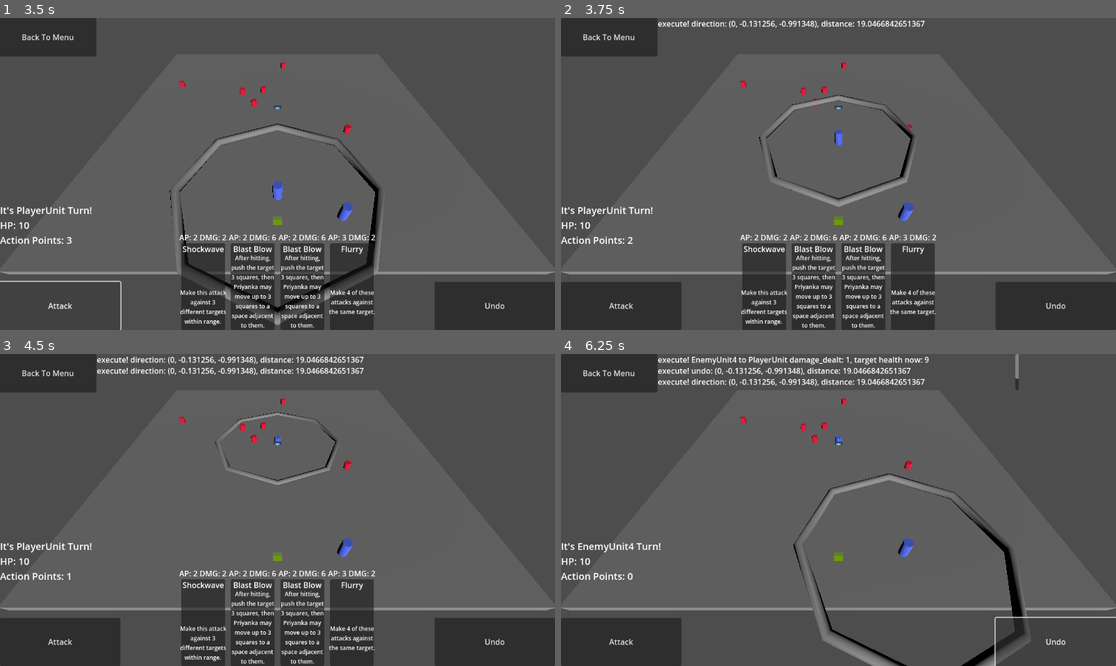
Above: before the commit, frames 1-4 (two rows, left to right).
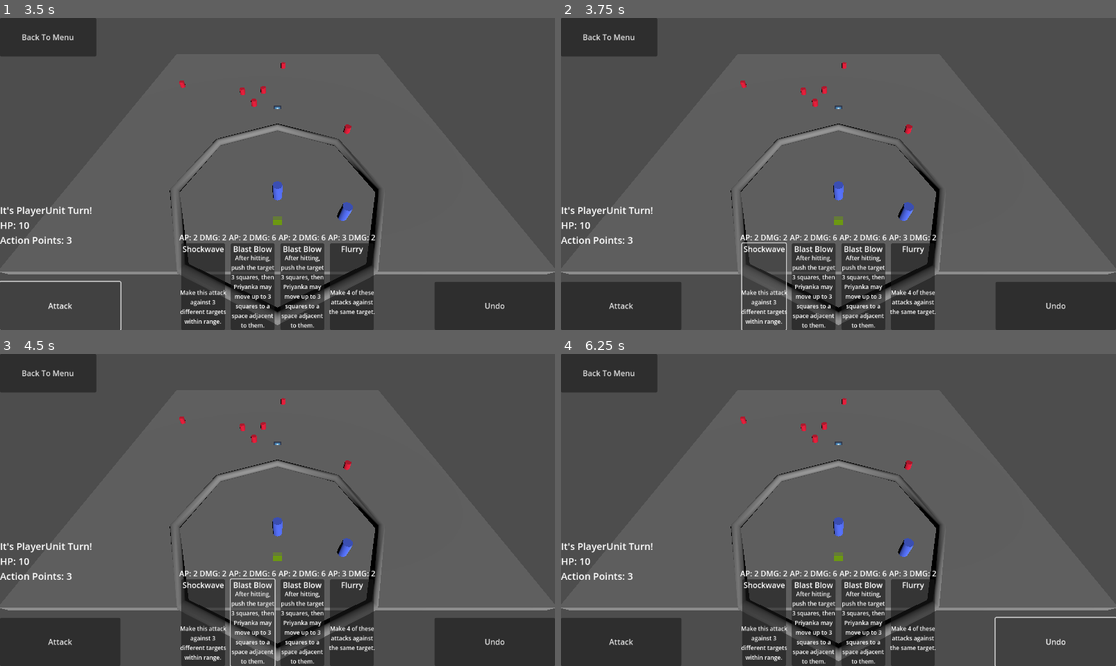
Above: after the commit, the same moments.

Repository: ValorZard/Priyanka-outdated
Game: Godot game, scene res://Scenes/MainMenu/MainMenu.tscn
Same seed, same stepped clock (60 frames per second), same inputs: the game is played once before the commit and once after it. The engine's default icon, where the game draws it, is replaced by a stand-in: a white triangle on a blue panel in a dark square.
Inputs:
- Up to frame 1 (3.5 s): click "Play!" at 0.5 s; click "Back To Menu" at 1.25 s; click "Play!" at 2 s; click "Attack" at 2.75 s
- Up to frame 2 (3.75 s): click "Shockwave" at 3.5 s
- Up to frame 3 (4.5 s): click "Blast Blow" at 4.25 s
- Up to frame 4 (6.25 s): click "Blast Blow" at 5 s; click "Undo" at 5.75 s

Frame 1 is identical in both runs. In frame 2, 3.6% of the frame differs, in the area x 12-69%, y 0-100%; in frame 3, 3.4%; in frame 4, 12%, in the area x 3-85%, y 0-100%.

Commit message:
removed weird card button memory glitch. It's still there, but not as bad

Diff:
--- a/Scenes/test_scene.tscn
+++ b/Scenes/test_scene.tscn
@@ -156,6 +156,6 @@
 one_shot = true
 
 [node name="InputBufferTimer" type="Timer" parent="."]
-wait_time = 0.05
+wait_time = 0.06
 one_shot = true
 autostart = true
--- a/UI/CardButton.gd
+++ b/UI/CardButton.gd
@@ -5,12 +5,13 @@
 @export var card_data : CardData
 
 var game_board : GameBoard
-
+var owner_unit : BaseUnit
 # Called when the node enters the scene tree for the first time.
 func _ready():
 	self.connect("button_down", play_card)
 
-func setup(card_data : CardData, game_board : GameBoard):
+func setup(owner_unit : BaseUnit, card_data : CardData, game_board : GameBoard):
+	self.owner_unit = owner_unit
 	self.card_data = card_data
 	self.game_board = game_board
 	$CardName.text = card_data.card_name
@@ -24,3 +25,4 @@
 
 func play_card():
 	game_board.do_attack(card_data.attack_damage, card_data.action_point_cost)
+	# get rid of card and send it to the graveyard or whatever
--- a/UI/CardDeckUI.gd
+++ b/UI/CardDeckUI.gd
@@ -40,7 +40,7 @@
 	# now, add in add the cards for the unit
 	for card_data in current_unit.card_hand:
 		var card_button := card_button_prefab.instantiate()
-		card_button.setup(card_data, game_board)
+		card_button.setup(current_unit, card_data, game_board)
 		add_child(card_button)
 
 # Called every frame. 'delta' is the elapsed time since the previous frame.
--- a/UI/InputManager.gd
+++ b/UI/InputManager.gd
@@ -15,14 +15,12 @@
 # Called when the node enters the scene tree for the first time.
 func _ready():
 	card_deck_ui.set_game_board(game_board)
+	#print(game_board.get_current_unit())
 	$AttackButton.connect("button_up", do_current_unit_base_attack)
 	$UndoButton.connect("button_up", game_board.undo_command)
 	$BackToMenuButton.connect("button_up", go_back_to_menu)
-	for node in get_all_children(self):
-		if node != self: # we dont want to count self as something the mouse can enter and exit
-			# use Callable.bind to make the signal have extra parameters when detected
-			node.connect("mouse_entered", set_mouse_in_ui.bind(node))
-			node.connect("mouse_exited", set_mouse_out_of_ui.bind(node))
+	#update_text_ui()
+	#update_deck_ui()
 
 func get_all_children(in_node,arr:=[]):
 	arr.push_back(in_node)
@@ -30,21 +28,27 @@
 		arr = get_all_children(child,arr)
 	return arr
 
-func go_back_to_menu():
-	get_tree().change_scene_to_file("res://Scenes/MainMenu/MainMenu.tscn")
+func bind_mouse_stuff_to_all_children():
+	for node in get_all_children(self):
+		if node != self: # we dont want to count self as something the mouse can enter and exit
+			# use Callable.bind to make the signal have extra parameters when detected
+			node.connect("mouse_entered", set_mouse_in_ui.bind(node))
+			node.connect("mouse_exited", set_mouse_out_of_ui.bind(node))
 
 func set_mouse_in_ui(node):
-	#print("mouse in ui, from ", node.name)
+	print("mouse in ui, from ", node.name)
 	mouse_in_ui = true
 
 func set_mouse_out_of_ui(node):
-	#print("mouse out of ui, from ", node.name)
+	print("mouse out of ui, from ", node.name)
 	mouse_in_ui = false
-
 
 # if the cursor is currently over a button or other UI element, don't allow it to click to move the unit
 func cursor_can_click() -> bool:
 	return !mouse_in_ui
+
+func go_back_to_menu():
+	get_tree().change_scene_to_file("res://Scenes/MainMenu/MainMenu.tscn")
 
 # get value if we were actually able to get an input for movement or not
 func is_movement_selected() -> bool:
@@ -69,9 +73,12 @@
 func do_current_unit_base_attack():
 	game_board.do_attack(game_board.get_current_unit().base_attack_damage, game_board.get_current_unit().base_attack_action_point_cost)
 
-func update_ui():
+func update_text_ui():
 	$StatsLabel.text = str("It's ",game_board.get_current_unit().name, " Turn! \nHP: ", game_board.get_current_unit().health, "\nAction Points: ", game_board.get_current_unit().action_points)
+
+func update_deck_ui():
 	card_deck_ui.update_deck_ui(game_board.get_current_unit())
+	bind_mouse_stuff_to_all_children()
 
 # Called every frame. 'delta' is the elapsed time since the previous frame.
 func _process(delta):
@@ -82,12 +89,19 @@
 		# also make sure inputs from the previous scene don't accidentally carry over here
 		if turn_timer.is_stopped() and input_buffer_timer.is_stopped():
 			do_current_unit_actions()
-			update_ui()
+			update_text_ui()
 			# check if current unit is out of action points. If so, move on to the next unit
 			if game_board.get_current_unit().action_points <= 0:
 				game_board.go_to_next_unit()
+				# make sure to change the deck to the one the next unit has
+				update_deck_ui()
 				# restart timer now that the unit can't do anything more
 				turn_timer.start()
+		elif !input_buffer_timer.is_stopped():
+			# while the input buffer timer is still going, we can go ahead and update deck ui
+			# we can't do this on ready, since it relies on game board to be fully loaded in
+			# problem is, it ends up generating and discarding a bunch of card buttons before we can catch it, which is VERY annoying
+			update_deck_ui()
 	else:
 		if is_game_over == false:
 			game_board.log_event("Game Over!")
